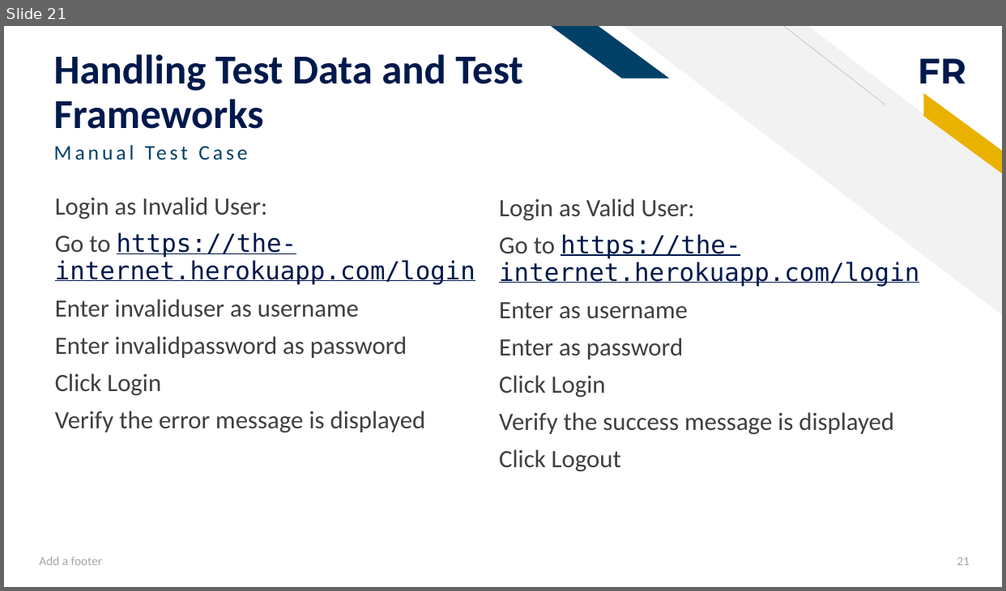
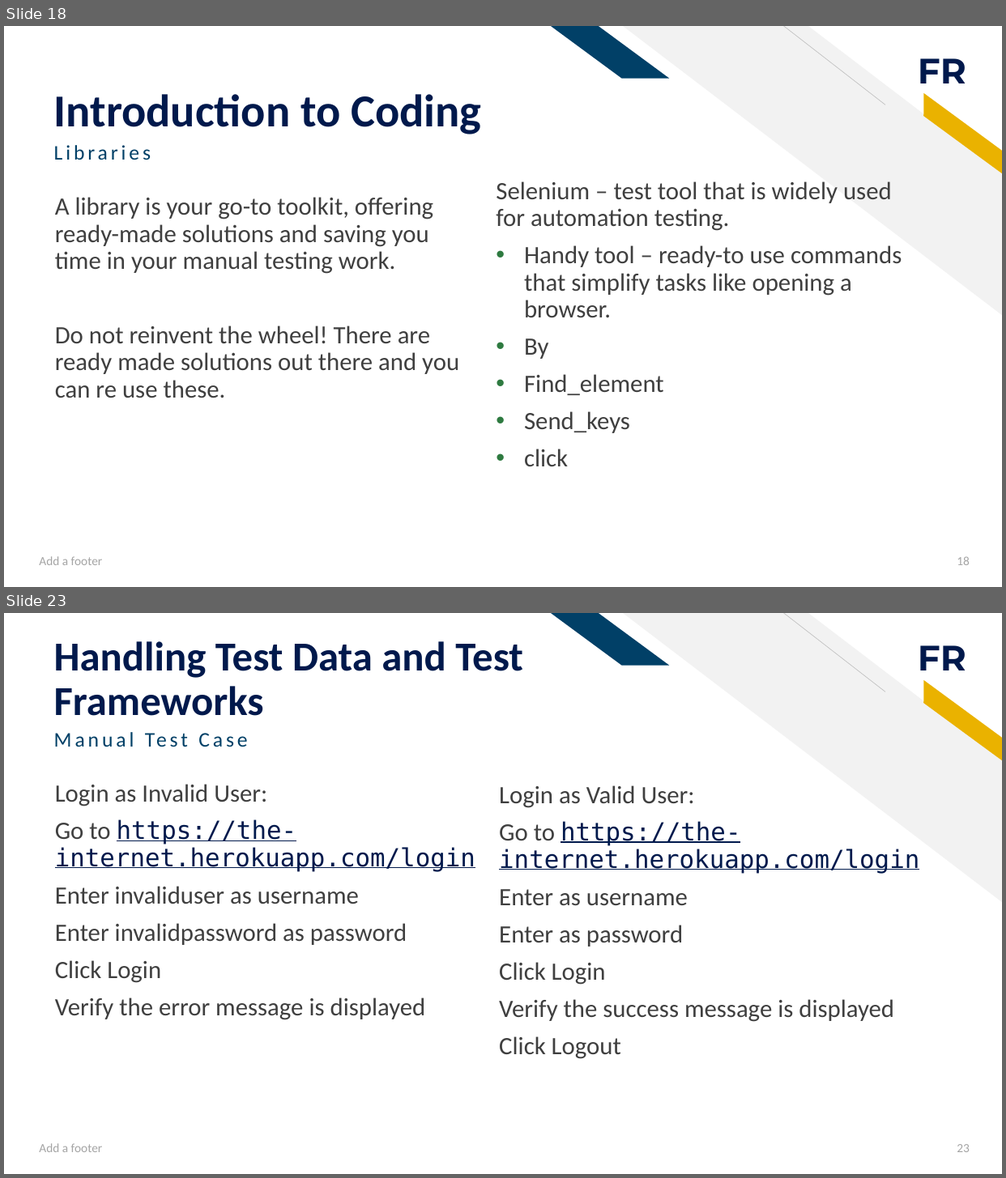
Before and after one commit to ivymorenomt/TestConferenceGuild, a slide deck: docs/From Manual to Automation.pptx. Shown one above the other, each under a label of ours: slide 21 before the commit, slides 18 and 23 after it; the slides between them are not shown. The pictures are 1006x591 and 1006x1178 pixels, drawn with LibreOffice and Linux fonts; fonts in the diff are those of the drawing. Boxes give left, top, right and bottom in pixels: in the first picture for what was removed or moved away, otherwise in the second. Text is boxed around its words. In the diff, an @@ line names an element or a change of style, - is before the commit and + after.

```diff
--- a/docs/From Manual to Automation.pptx
+++ b/docs/From Manual to Automation.pptx
@@ slide 18 added at box(4, 26, 1002, 587), background #FFFFFF; not listed: 5 template elements that a slide beside it also shows @@
@@ title added at box(54, 94, 481, 135), 44 pt, text #00194C, bold @@
+Introduction to Coding
@@ text added at box(54, 145, 151, 160), 20 pt, text #014067 @@
+Libraries
@@ text added at box(496, 182, 901, 467), 24 pt, text #3F3F3F @@
+Selenium – test tool that is widely used for automation testing.
+• Handy tool – ready-to use commands that simplify tasks like opening a browser.
+• By
+• Find_element
+• Send_keys
+• click
@@ text added at box(55, 197, 459, 398), 24 pt, text #3F3F3F @@
+A library is your go-to toolkit, offering ready-made solutions and saving you time in your manual testing work.
+Do not reinvent the wheel! There are ready made solutions out there and you can re use these.
@@ text added at box(39, 557, 103, 565), 12 pt, text #A5A5A5 @@
+Add a footer
@@ page number added at box(957, 557, 970, 565), 12 pt, text #A5A5A5 @@
+18
@@ what was slide 21 is now slide 23 @@
@@ page number at box(957, 1144, 970, 1152): text changed @@
-21
+23
```
Also in this commit, not shown: 15 slides changed, 9 other slides added, 2 slides removed, 4 other files.
